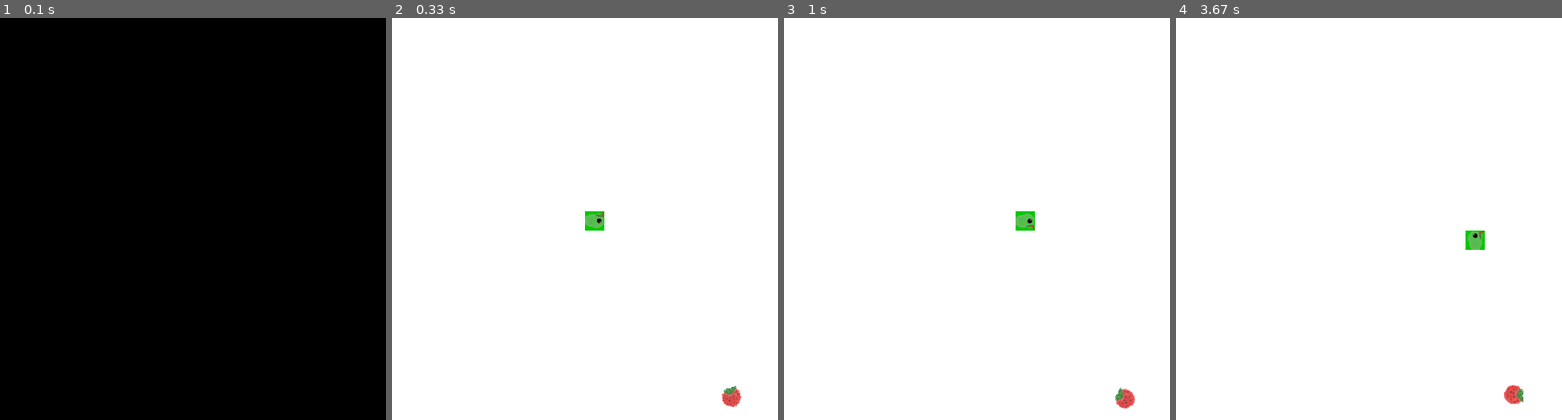
Above: before the commit, frames 1-4 (left to right).
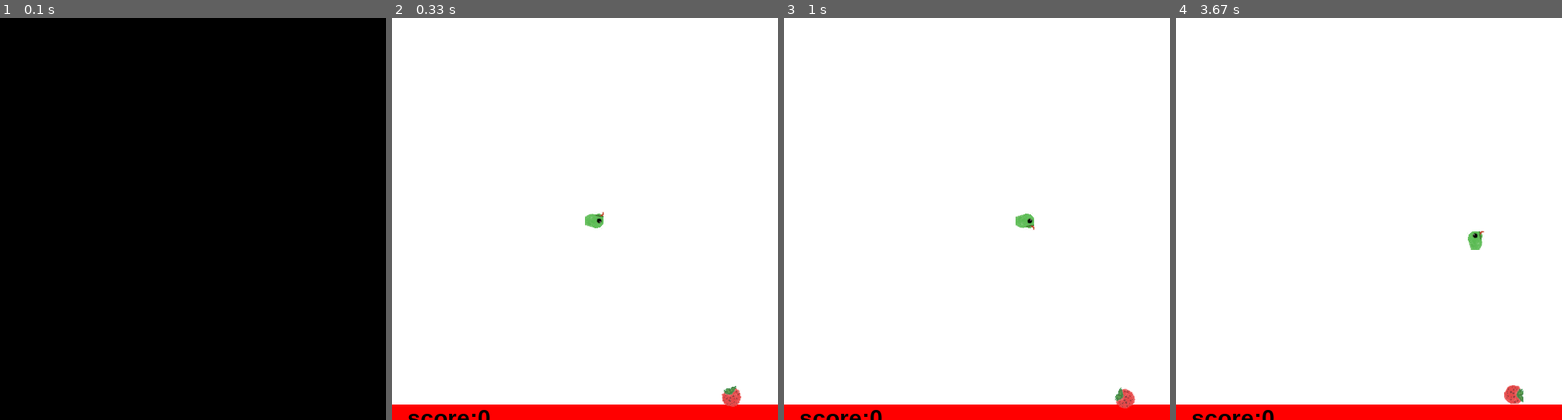
Above: after the commit, the same moments.

Repository: Sai-Prabhav/Games-in-Python
Game: pygame game, started from snake.py
The game is run twice, just before and just after one commit, with the same random seed, the same clock (stepped at 60 frames per second) and the same inputs.
Inputs:
- Up to frame 1 (0.1 s): no input
- Up to frame 2 (0.33 s): no input
- Up to frame 3 (1 s): hold Right 0.33-0.8 s; hold Up from 0.83 s (still down)
- Up to frame 4 (3.67 s): release Up at 1.27 s; hold Right 1.3-1.8 s; hold Down 2.4-2.95 s; hold Left 2.98-3.53 s; hold Up from 3.57 s (still down)

Frame 1 is identical in both runs. In frame 2, 4.0% of the frame differs, in the area x 0-100%, y 48-100%; in frame 3, 3.9%; in frame 4, 4.0%, in the area x 0-100%, y 52-100%.

Commit message:
clean up

Diff:
--- a/snake.py
+++ b/snake.py
@@ -12,17 +12,13 @@
 snakelen = 1
 snake_body = []
 font = pygame.font.SysFont('Arial.ttf', 30, True)
-# ob1[1],ob1[0],ob1[2],ob1[3],ob2[1],ob2[0],ob2[2],ob2[3]
 print(os.path.dirname(__file__))
-foods = pygame.image.load(os.path.dirname(__file__) + '\Food.png')
-head = pygame.image.load(os.path.dirname(__file__)+'\snake head.png')
-heads = head
+foods = pygame.image.load(os.path.dirname(__file__) + '/Food.png')
+head = heads = pygame.image.load(os.path.dirname(__file__)+'/snake head.png')
 
 
 def istuching(ob1, ob2):
-
     if ob1[0]+ob1[2] > ob2[0] and ob1[0] < ob2[0]+ob2[3] and ob1[1]+ob1[3] > ob2[1] and ob1[1] < ob2[1]+ob2[3]:
-
         return True
     else:
         return False
@@ -65,10 +61,11 @@
         if self.direction == 0:
             heads = pygame.transform.rotate(head, 90)
             heads = pygame.transform.flip(head, False, True)
+
         if self.direction == 2:
             self.x += self.vel
+            heads = pygame.transform.flip(head, False, False)
 
-            heads = pygame.transform.flip(head, False, False)
         if self.direction == 4:
             self.x -= self.vel
             heads = pygame.transform.flip(head, True, False)
@@ -81,6 +78,7 @@
             self.y += self.vel
             heads = pygame.transform.rotate(head, 90)
             heads = pygame.transform.flip(heads, False, True)
+
         if self.x > 525 or self.x < 0:
             self.direction = 0
 
@@ -89,28 +87,21 @@
 
         self.hitbox = [self.x, self.y, 25, 25]
 
-        self.hitbox = [self.x, self.y, 25, 25]
-
         for i in range(len(self.snake_body)):
-
             if i > 0:
-                sai = self.snake_body[i]
-
-                if istuching(self.hitbox, sai):
+                if istuching(self.hitbox, self.snake_body[i]):
                     self.run = False
 
-        for i in range(len(self.snake_body)):
-
-            sai = self.snake_body[i]
+        for i in range(len(self.snake_body[1:])):
             pygame.draw.rect(win, (0, 200, 0), pygame.Rect(
-                sai[0], sai[1], self.height, self.width, radius=3))
+                self.snake_body[i+1][0], self.snake_body[i+1][1], self.height, self.width))
 
         win.blit(heads, (self.snake_body[0][0], self.snake_body[0][1]))
 
-        if self.x >= 500 or self.y >= 525:
+        if self.x >= 500 or self.y >= 500:
             self.run = False
 
-        elif self.x+25 == 0 or self.y == -25:
+        elif self.x <= 0 or self.y <= 0:
             self.xman += 1
             if self.xman == 3:
                 self.run = False
@@ -144,36 +135,38 @@
         self.hitbox = [self.x, self.y, 25, 25]
 
 
-snakee = snake(width/2, width/2, 25, 25)
-snacks = food()
-
-
 def redraw(win):
 
-    win.fill((0, 0, 0))
-
-    txt = font.render('score:' + str(snakee.score), 1, (222, 40, 0))
     win.fill((255, 255, 255))
+    pygame.draw.rect(win, (255, 0, 0), pygame.Rect(0, 500, 500, 20))
+    txt = font.render('score:' + str(snakee.score), 1, (0, 0, 0))
+    win.blit(txt, (20, 500))
     snacks.draw(win)
     snakee.draw(win)
     pygame.display.update()
 
 
+def out():
+    sleep(0.5)
+    tex = font.render('RIP you died', 1, (225, 225, 0))
+    text = font.render('score: ' + str(snakee.score) +
+                       ' press space to play again', 1, (225, 225, 0))
+    win.blit(text, (10, 35))
+    win.blit(tex, (10, 10))
+    pygame.display.update()
+    if keys[pygame.K_SPACE]:
+        snakee.run == True
+        snakee.restart()
+
+
+snakee = snake(width/2, width/2, 25, 25)
+snacks = food()
 i = 0
 while run:
     keys = pygame.key.get_pressed()
 
     if snakee.run == False:
-        sleep(0.5)
-        tex = font.render('RIP you died', 1, (225, 225, 0))
-        text = font.render('score: ' + str(snakee.score) +
-                           ' press space to play again', 1, (225, 225, 0))
-        win.blit(text, (10, 35))
-        win.blit(tex, (10, 10))
-        pygame.display.update()
-        if keys[pygame.K_SPACE]:
-            snakee.run == True
-            snakee.restart()
+        out()
 
     clock.tick(5)
 
@@ -186,7 +179,6 @@
 
     keys = pygame.key.get_pressed()
     if keys[pygame.K_UP] and not(snakee.direction == 3):
-
         snakee.direction = 1
     if keys[pygame.K_RIGHT] and not(snakee.direction == 4):
         snakee.direction = 2
@@ -194,7 +186,6 @@
         snakee.direction = 3
     if keys[pygame.K_LEFT] and not(snakee.direction == 2):
         snakee.direction = 4
-
     if istuching(snakee.hitbox, snacks.hitbox):
         snacks.remove()
         snakee.grow()
